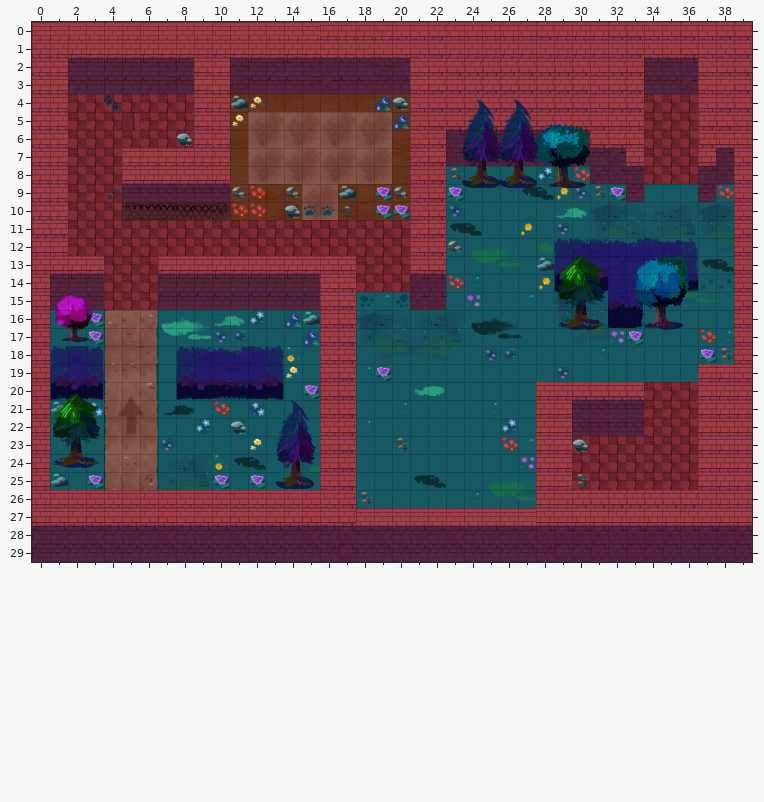
One commit to this Tiled map: assets/maps/hard3.tmx. Above: the version before the commit.
Cells are 128x128 px. Shown: x 0..39, y 0..29.
And afterwards:
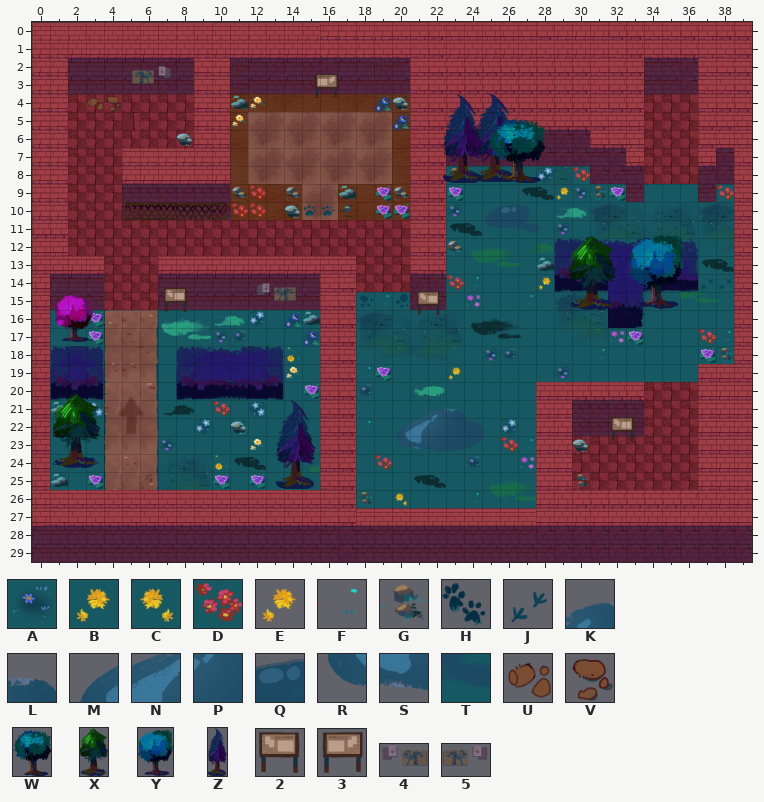
Key: from "decorations": A 16, B 44, C 44 flipped left-right, D 53; from "decorations-2": E 44, F 54, G 104, H 109, J 113; from "interiordecorations1": K 2, L 3, M 10, N 11, P 12, Q 17, R 20, S 21, T 28, U 41, V 42; from "trees": W 0 "tree1", X 2 "tree3", Y 3 "tree4", Z 5 "tree6", 2 6 "board", 3 6 flipped left-right "board", 4 8 "poster", 5 8 flipped left-right "poster".
_ is an empty cell.
Objects are placed by their top-left corner, in cells (3,4 is the top-left corner of cell 3,4); size is 1x1 cell unless given.
See-through tiles are keyed as they look on the map.
From the commit log: decorated levels with posters
From old to new:
{"where": "layer \"decoration\""}
{"y":4,"x":3,"old":"_H","new":"UV"}
{"y":9,"x":4,"old":"J","new":"_"}
{"y":10,"x":26,"old":"_","new":"Q"}
{"y":11,"x":27,"old":"E","new":"T"}
{"y":19,"x":23,"old":"_","new":"B"}
{"y":20,"x":18,"old":"_","new":"A"}
{"y":21,"x":20,"old":"F","new":"_"}
{"y":21,"x":22,"old":"__","new":"KL"}
{"y":21,"x":25,"old":"F","new":"_"}
{"y":22,"x":20,"old":"___","new":"MNP"}
{"y":23,"x":20,"old":"G_","new":"RS"}
{"y":24,"x":19,"old":"_","new":"D"}
{"y":24,"x":24,"old":"_","new":"A"}
{"y":26,"x":20,"old":"_","new":"C"}
{"where": "layer \"images\""}
{"was": "Z \"tree6\" at 26,4.3 size 2.2x5", "now": "Z \"tree6\" at 24.5,4 size 2.5x5"}
{"was": "W \"tree1\" at 27.8,5.5 size 3.2x3.7", "now": "W \"tree1\" at 25.3,5.3 size 3.2x3.7"}
{"was": "Z \"tree6\" at 23.9,4.3 size 2.2x5", "now": "Z \"tree6\" at 22.9,4 size 2.2x5"}
{"was": "Y \"tree4\" at 33.4,12.8 size 3.1x4.3", "now": "Y \"tree4\" at 33.2,11.7 size 3.1x4.3"}
{"was": "X \"tree3\" at 29.2,13 size 2.6x4.2", "now": "X \"tree3\" at 29.8,11.8 size 2.6x4.2"}
{"now": "5 \"poster\" at 5.5,2.4 size 2.3x1.5"}
{"now": "3 \"board\" at 15.6,2.8 size 1.6x1.5"}
{"now": "4 \"poster\" at 12.4,14.5 size 2.3x1.5"}
{"now": "2 \"board\" at 7.2,14.7 size 1.6x1.5"}
{"now": "2 \"board\" at 21.3,14.9 size 1.6x1.5"}
{"now": "2 \"board\" at 32.1,21.9 size 1.6x1.5"}
